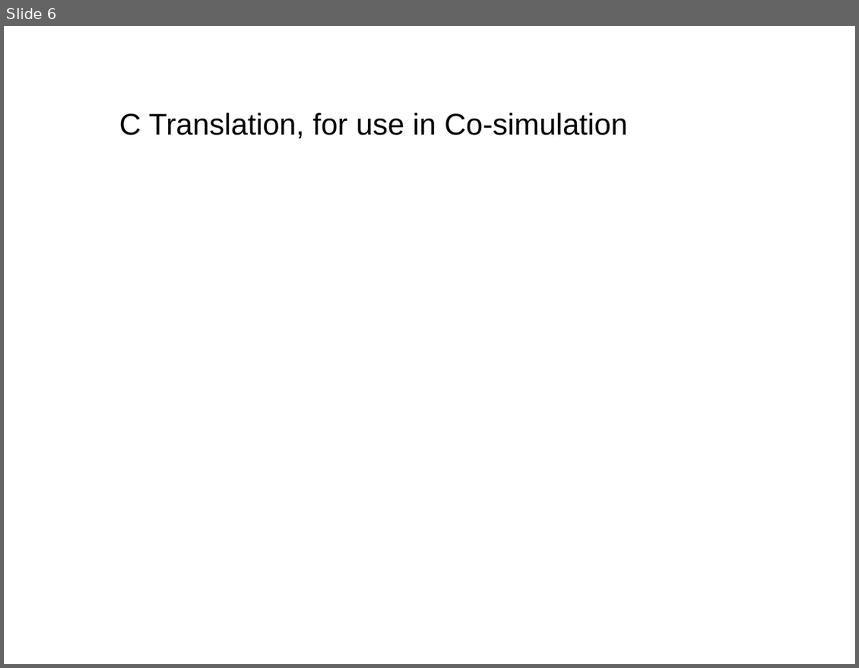
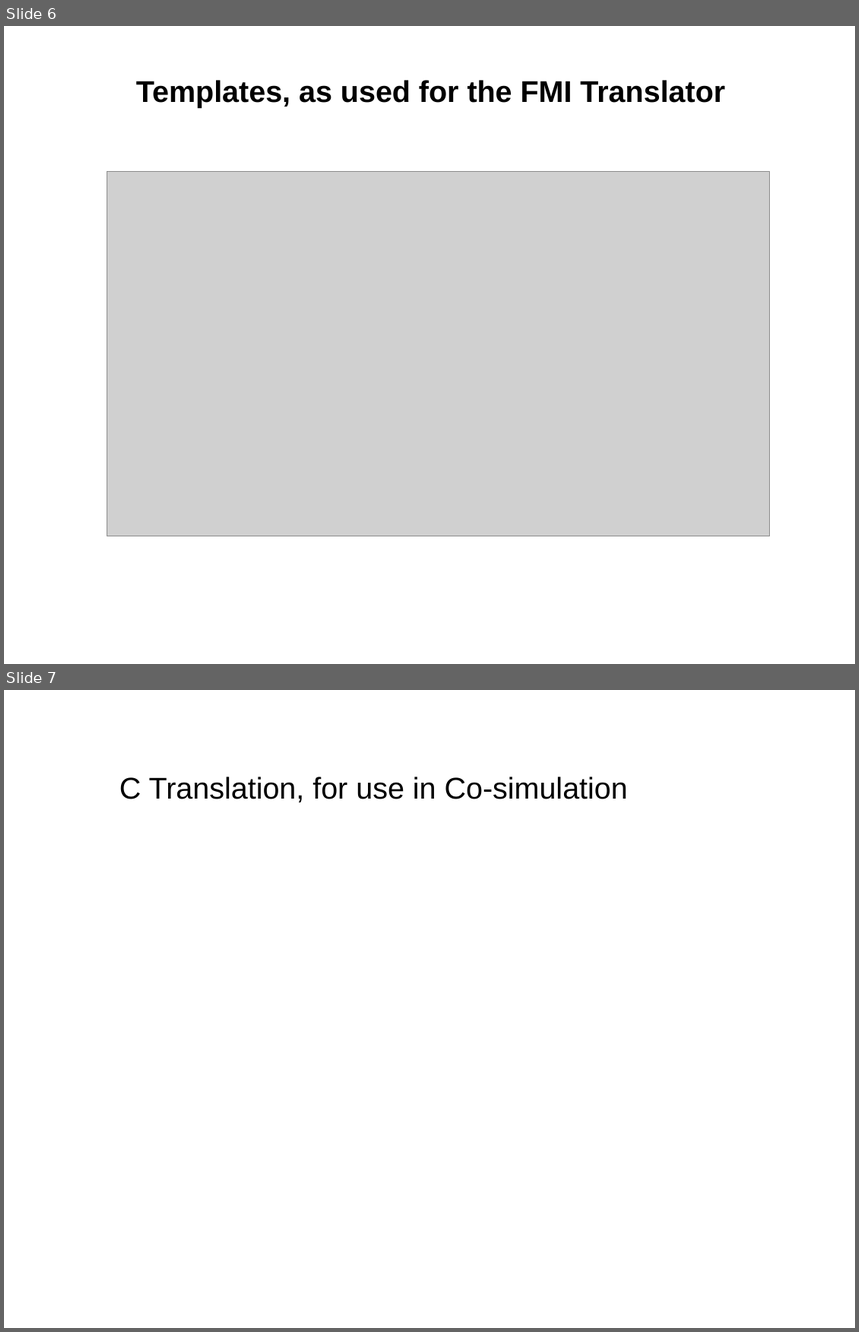
Before and after one commit to weetmuts/rodin-b-sharp-iUML_B_Utils, a slide deck: work/store/Writing/RUDW2014(accepted)/presentation/presentation.odp. Shown one above the other, each under a label of ours: slide 6 before the commit, slides 6 and 7 after it. The pictures are 859x668 and 859x1332 pixels, drawn with LibreOffice and Linux fonts; fonts in the diff are those of the drawing; grey boxes stand for pictures. Boxes give left, top, right and bottom in pixels: in the first picture for what was removed or moved away, otherwise in the second. Text is boxed around its words. In the diff, an @@ line names an element or a change of style, - is before the commit and + after.

```diff
--- a/work/store/Writing/RUDW2014(accepted)/presentation/presentation.odp
+++ b/work/store/Writing/RUDW2014(accepted)/presentation/presentation.odp
@@ slide 6 added at bbox=[4, 26, 855, 664], background #FFFFFF @@
@@ text added at bbox=[136, 80, 725, 108], 28 pt, text #000000, bold @@
+Templates, as used for the FMI Translator
@@ picture added at bbox=[107, 172, 770, 537] @@
@@ what was slide 6 is now slide 7 @@
```
Also in this commit, not shown: 4 slides changed, 2 other slides added, 2 slides removed, 4 other files.
